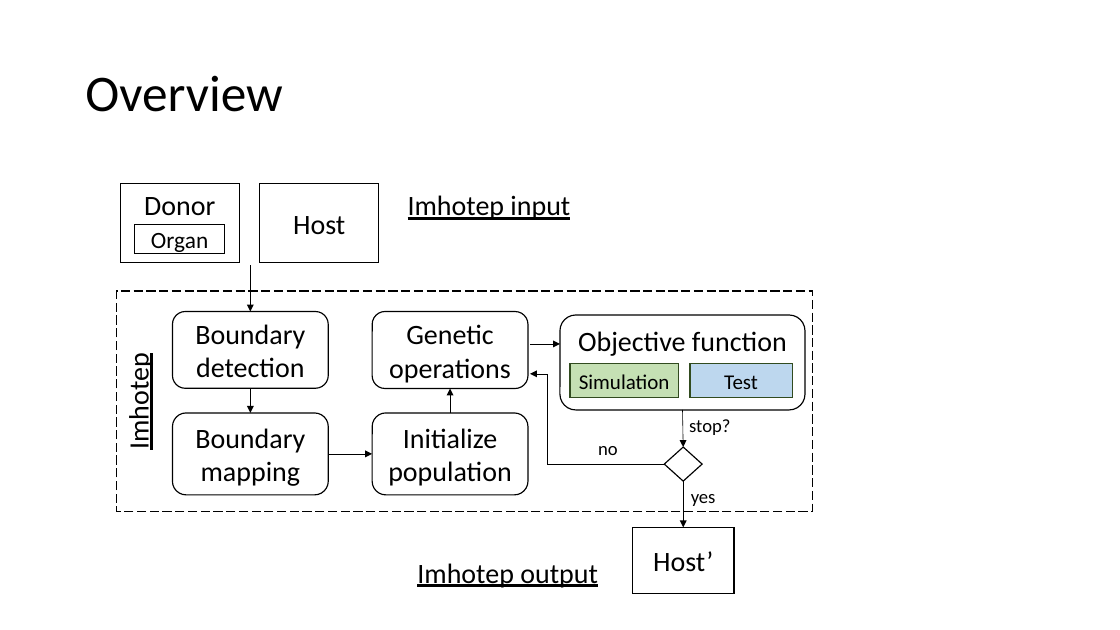
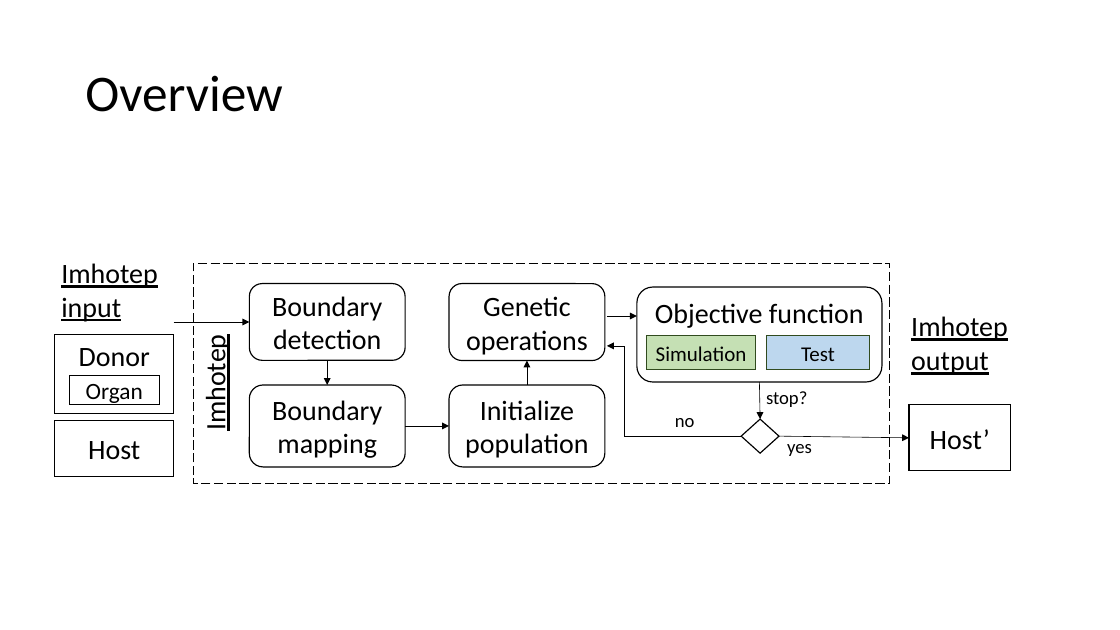
Before and after one commit to SOLAR-group/PCT, a slide deck: slide 2 of Figures/Source/VideogameTransplantationExample.pptx. Drawn at 1120x630 pixels with LibreOffice and Linux fonts; fonts in the diff are those of the drawing. Boxes give left, top, right and bottom in pixels: in the first picture for what was removed or moved away, otherwise in the second. Text is boxed around its words. In the diff, an @@ line names an element or a change of style, - is before the commit and + after.

```diff
--- a/Figures/Source/VideogameTransplantationExample.pptx
+++ b/Figures/Source/VideogameTransplantationExample.pptx
@@ text "Imhotep input" rewrapped from (408,195,570,220) to (61,263,158,322) @@
@@ rectangle "Imhotep" at (193,263,890,483): alignment centre to left @@
@@ arrow moved from (250, 266) - (250, 312) to (174, 322) - (250, 322) @@
@@ text "Imhotep output" rewrapped from (417,563,598,588) to (911,316,1008,375) @@
@@ rectangle "Donor": place and size @@
-rectangle "Donor" at (120,183,239,262)
+rectangle "Donor" at (55,334,174,413)
@@ rectangle "Organ": place and size @@
-rectangle "Organ" at (134,224,224,253)
+rectangle "Organ" at (70,376,160,405)
@@ 4 rounded rectangles, 1 arrow: place and size @@
-4 rounded rectangles, 1 arrow at (172,312,528,496)
+4 rounded rectangles, 1 arrow at (250,284,605,467)
@@ 4 arrows, 3 rectangles, 2 texts, 1 rounded rectangle, 1 diamond, 1 elbow arrow: place and size @@
-4 arrows, 3 rectangles, 2 texts, 1 rounded rectangle, 1 diamond, 1 elbow arrow at (117,292,813,512)
+4 arrows, 3 rectangles, 2 texts, 1 rounded rectangle, 1 diamond, 1 elbow arrow at (193,263,890,483)
@@ rectangle "Host’": place and size @@
-rectangle "Host’" at (633,528,734,593)
+rectangle "Host’" at (909,405,1011,471)
@@ rectangle "Host": place and size @@
-rectangle "Host" at (260,183,379,262)
+rectangle "Host" at (55,421,174,476)
@@ text "yes": place and size @@
-text "yes" at (691,494,716,506)
+text "yes" at (787,444,812,456)
@@ arrow moved from (683, 481) - (683, 528) to (779, 436) - (909, 438) @@
```
Also in this commit, not shown: 1 other slide changed, 14 other files.
